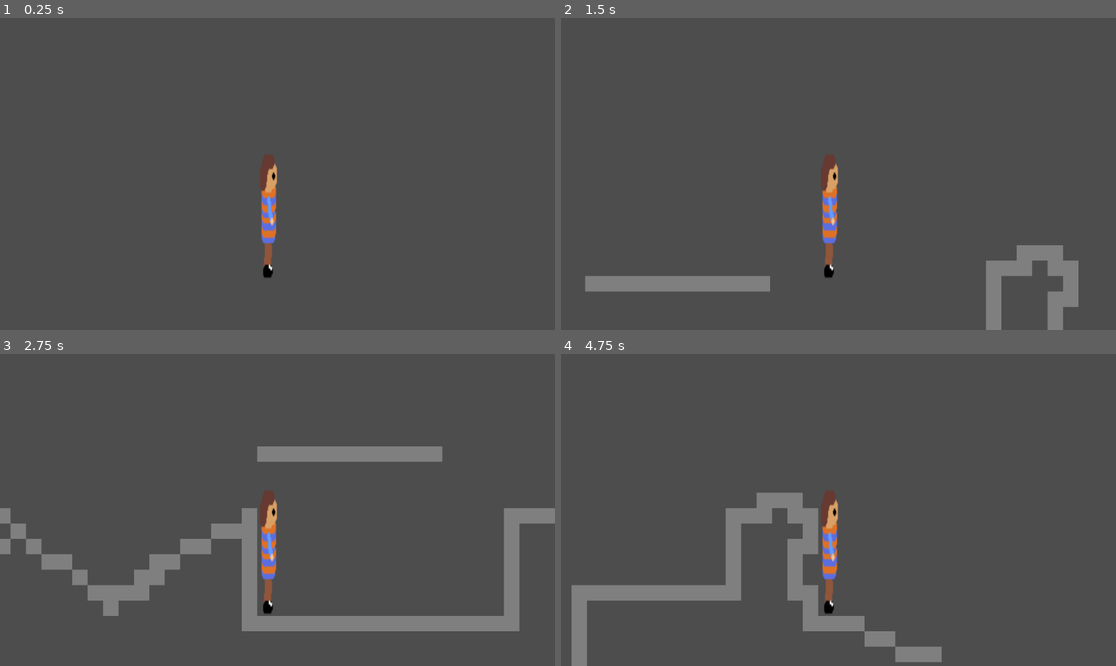
Above: before the commit, frames 1-4 (two rows, left to right).
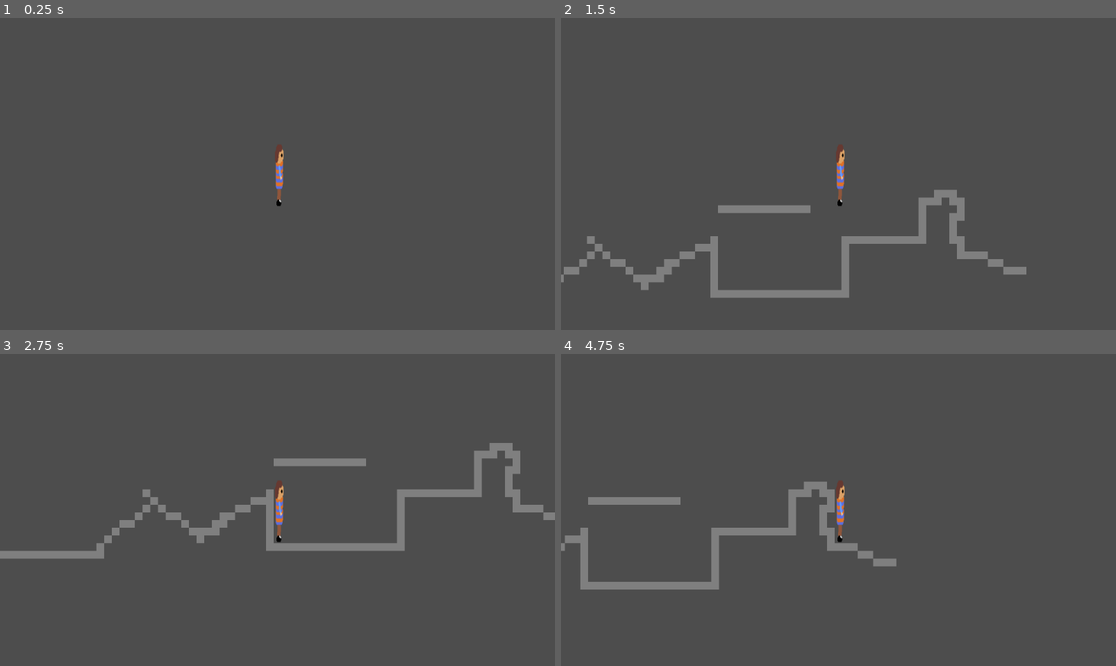
Above: after the commit, the same moments.

Repository: robertshepherdcpp/curiosity-calls
Game: Godot game, scene res://main.tscn
Same seed, same stepped clock (60 frames per second), same inputs: the game is played once before the commit and once after it.
Inputs:
- Up to frame 1 (0.25 s): no input
- Up to frame 2 (1.5 s): hold Right (right) from 0.53 s (still down); tap Space (jump) at 0.77 s
- Up to frame 3 (2.75 s): tap Space (jump) at 1.52 s; tap Enter at 2 s; release Right (right) at 2.03 s; hold A (left) from 2.03 s (still down)
- Up to frame 4 (4.75 s): release A (left) at 2.78 s; hold Right (right) 2.78-4.28 s; tap Space (jump) at 3.02, 3.77, 4.52 s; hold A (left) from 4.28 s (still down)

The runs differ from the first frame. In frame 1, 1.1% of the frame differs, in the area x 46-52%, y 40-84%; in frame 2, 7.8%; in frame 3, 13%, in the area x 0-100%, y 28-89%; in frame 4, 8.6%.

Commit message:
Update main.tscn

Diff:
--- a/curiosity-calls/main.tscn
+++ b/curiosity-calls/main.tscn
@@ -41,8 +41,7 @@
 shape = SubResource("RectangleShape2D_0xm2m")
 
 [node name="Camera2D" type="Camera2D" parent="Player" unique_id=2142991230]
-position = Vector2(1069, 202)
-zoom = Vector2(2, 2)
+position = Vector2(1056, 243)
 
 [node name="TileMapLayer" type="TileMapLayer" parent="." unique_id=746992067]
 tile_map_data = PackedByteArray("AAAsADkAAAAAAAAAAAAtADkAAAAAAAAAAAAuADoAAAAAAAAAAAAvADoAAAAAAAAAAAAwADoAAAAAAAAAAAAxAD …(3328 unchanged characters)…
